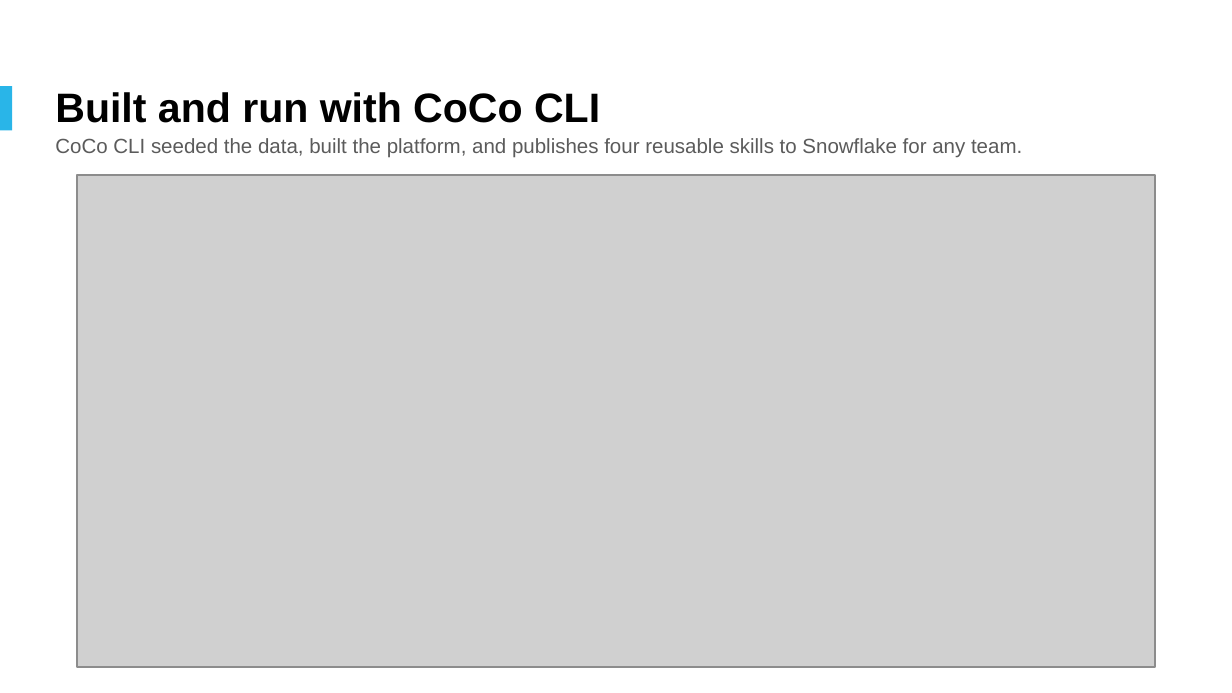
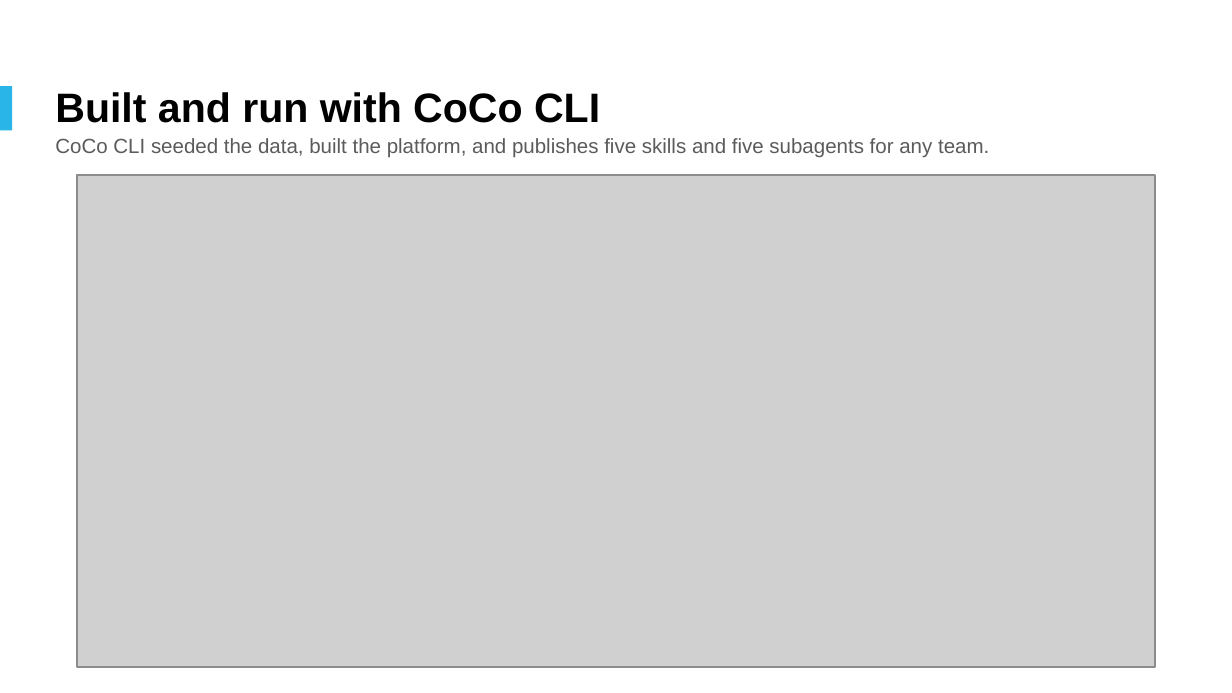
Before and after one commit to sairajsawant/snowflake-c360, a slide deck: slide 11 of deck/Customer360_Decisioning_Platform_Snowflake.pptx. Drawn at 1232x693 pixels with LibreOffice and Linux fonts; fonts in the diff are those of the drawing; grey boxes stand for pictures; background and template pictures are left out. Boxes give left, top, right and bottom in pixels: in the first picture for what was removed or moved away, otherwise in the second. Text is boxed around its words. In the diff, an @@ line names an element or a change of style, - is before the commit and + after.

Commit message:
feat: coco subagents mvp
Generated with [Snowflake CoCo](https://docs.snowflake.com/en/user-guide/cortex-code/cortex-code)

```diff
--- a/deck/Customer360_Decisioning_Platform_Snowflake.pptx
+++ b/deck/Customer360_Decisioning_Platform_Snowflake.pptx
@@ text at (55,138,989,158): text changed @@
-CoCo CLI seeded the data, built the platform, and publishes four reusable skills to Snowflake for any team.
+CoCo CLI seeded the data, built the platform, and publishes five skills and five subagents for any team.
```
Also in this commit, not shown: 6 other slides changed, 2 slides added, 37 other files.
